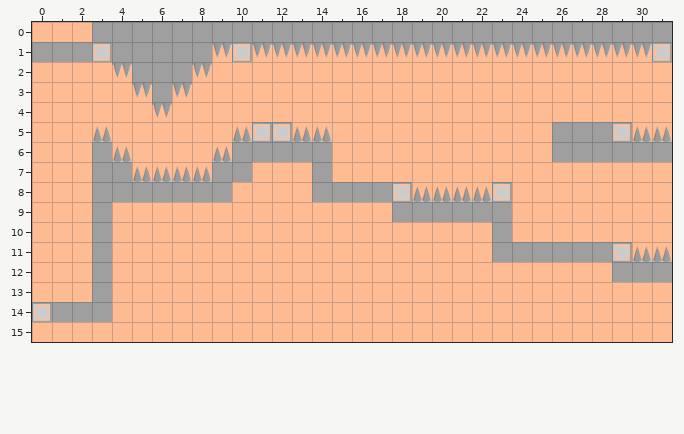
One commit to this Tiled map: android/assets/sections/section4a.tmx. Above, as it was before the edit.
Cells are 64x64 px. Shown: x 0..31, y 0..15.
New version:
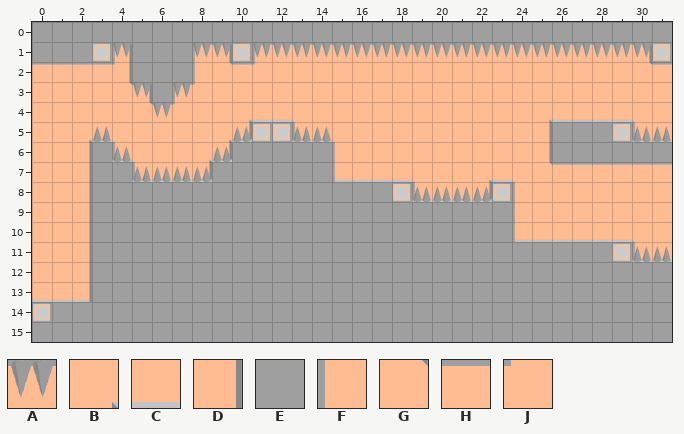
Key: from "boxes_map": A 3 "spike", B 5, C 6, D 10, E 11 "brick", F 12, G 15, H 16, J 17.
_ is an empty cell.
Diff:
Layer "background":
The edit adds tile E in row 0 at x 0 to 2; in row 7 at x 11 to 13; in row 8 at x 10 to 13; in row 9 at x 4 to 17; in rows 10 to 11 at x 4 to 22; in row 12 at x 4 to 28.
The edit adds tile E in rows 13 to 14 at x 4 to 31; in row 15 at x 0 to 31.
Layer "borderTop":
The edit adds tile C in row 4 at x 11 to 12 and 26 to 29; in row 7 at x 15 to 18 and 23; in row 10 at x 24 to 29; in row 13 at x 0 to 2.
Layer "borderBottom":
The edit adds tile H in row 2 at x 0 to 3, 10 and 31; in row 7 at x 26 to 31.
Layer "borderLeft":
The edit adds tile D in row 1 at x 4, 9 and 30; in row 2 at x 4; in row 3 at x 5; in row 5 at x 10 and 25; in row 6 at x 2, 9 and 25; in row 7 at x 2 and 8.
The edit adds tile D in row 8 at x 2 and 22; in rows 9 to 13 at x 2.
Layer "borderRight":
The edit adds tile F in row 1 at x 4, 8 and 11; in row 2 at x 8; in row 3 at x 7; in row 5 at x 13 and 30; in row 6 at x 4 and 15; in row 7 at x 5 and 15.
The edit adds tile F in row 8 at x 19 and 24; in rows 9 to 10 at x 24; in row 11 at x 30.
Layer "borderCorners":
The edit adds tile B in row 4 at x 10 and 25; in row 5 at x 2 and 9; in row 6 at x 8; in row 7 at x 22.
The edit adds tile G in row 2 at x 9 and 30; in row 3 at x 4; in row 4 at x 5; in row 7 at x 25.
The edit adds tile J in row 2 at x 4 and 11; in row 3 at x 8; in row 4 at x 7.
Layer "level":
Tile E gives way to tile A in row 1 at x 4 and 8.
Tile A is removed in row 2 at x 4 and 8.
Where, in picture pixels (left, top, right, bottom), the same in both pictures:
added: (32, 22, 92, 42)
changed: (32, 42, 672, 342)
